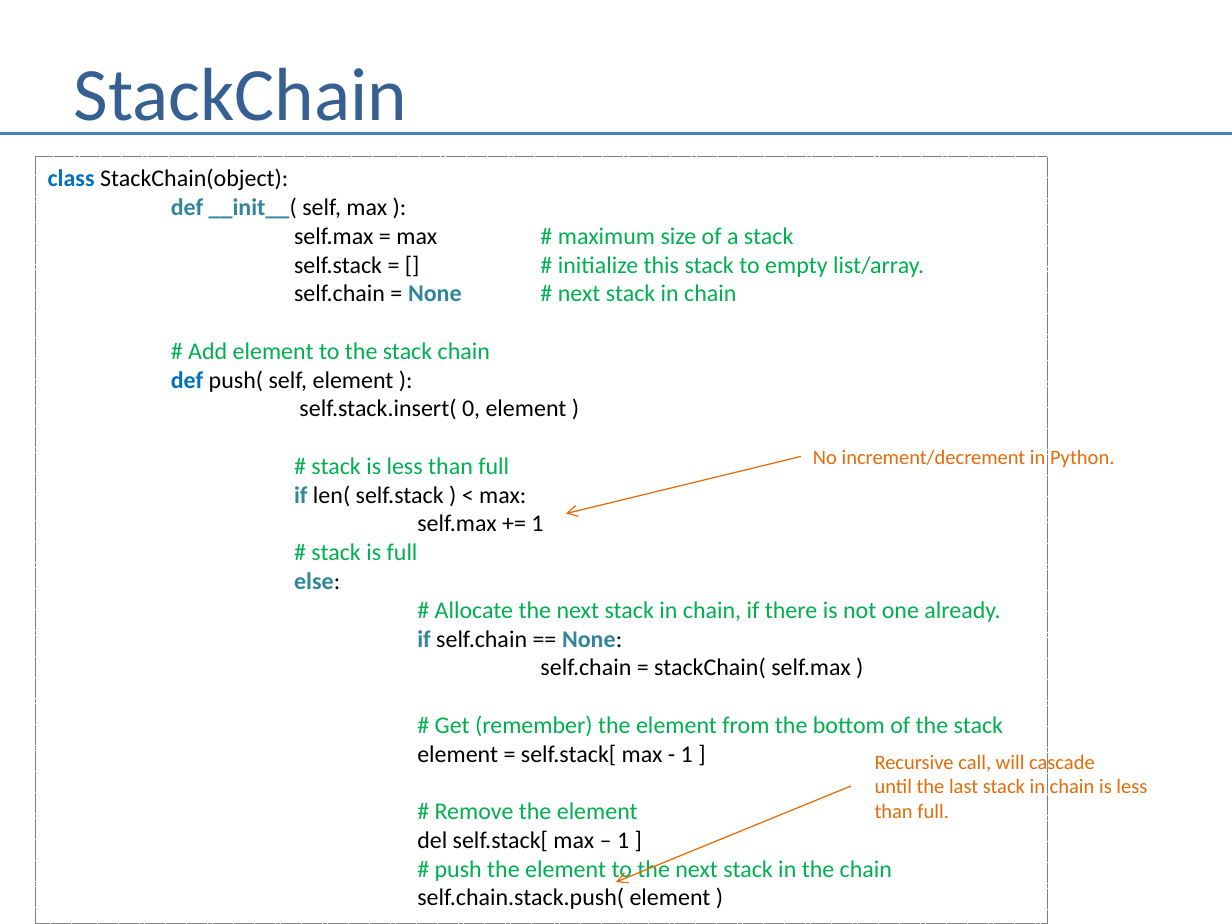
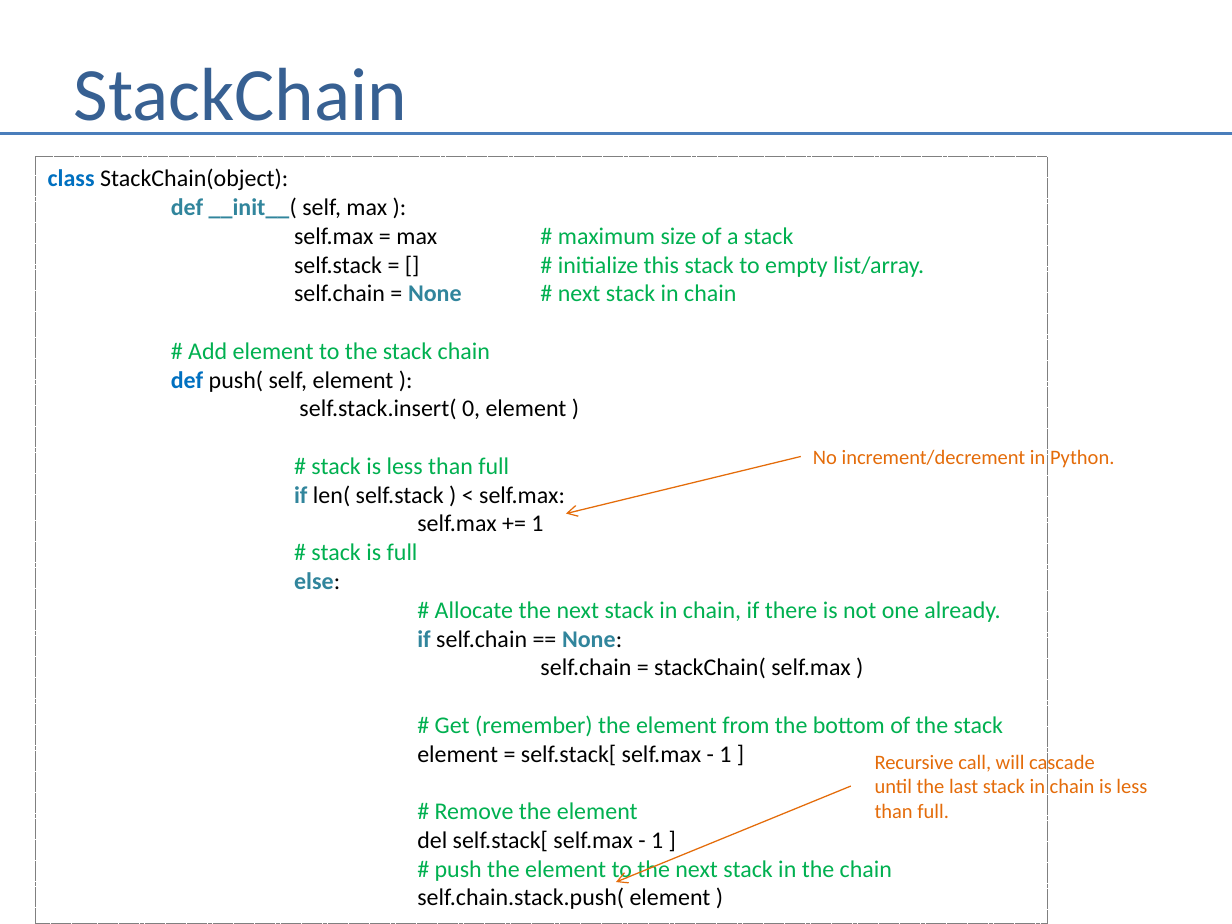
Before and after one commit to andrewferlitsch/Portland-Data-Science-Group, a slide deck: slide 27 of Presentations/Whiteboarding.pptx. Drawn at 1232x924 pixels with LibreOffice and Linux fonts; fonts in the diff are those of the drawing. Boxes give left, top, right and bottom in pixels: in the first picture for what was removed or moved away, otherwise in the second. Text is boxed around its words. In the diff, an @@ line names an element or a change of style, - is before the commit and + after.

```diff
--- a/Presentations/Whiteboarding.pptx
+++ b/Presentations/Whiteboarding.pptx
@@ text in rectangle at [294, 486, 565, 506]: text changed @@
-if len( self.stack ) < max:
+if len( self.stack ) < self.max:
@@ text in rectangle at [417, 744, 731, 766]: text changed @@
-element = self.stack[ max - 1 ]
+element = self.stack[ self.max - 1 ]
@@ text in rectangle at [417, 830, 663, 852]: text changed @@
-del self.stack[ max – 1 ]
+del self.stack[ self.max - 1 ]
```
Also in this commit, not shown: 6 other slides changed.
